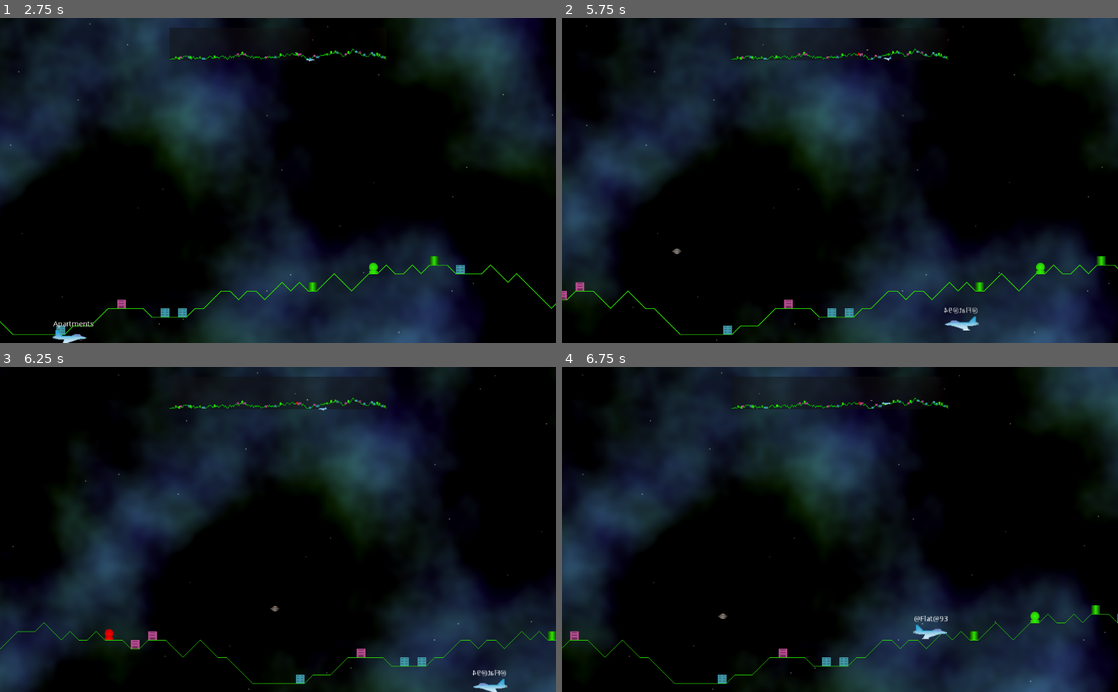
Above: before the commit, frames 1-4 (two rows, left to right).
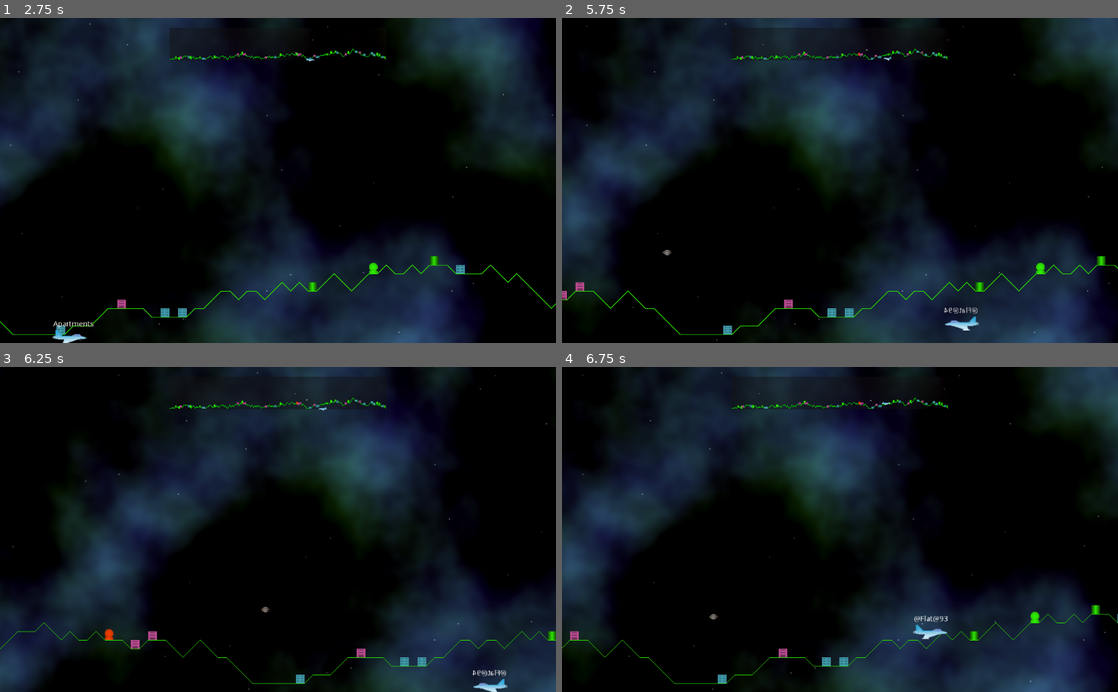
Above: after the commit, the same moments.

Repository: andrew-wilkes/godotia
Game: Godot game, scene res://Main.tscn
Two runs of this game, one before a commit and one after it. Both use one fixed random seed, a clock stepped at 60 frames per second and the inputs below.
Inputs:
- Up to frame 1 (2.75 s): tap Enter at 0.5 s; hold Right (ui_right) 0.53-1.28 s; hold Down (ui_down) 1.28-2.03 s; hold Right (ui_right) from 2.03 s (still down)
- Up to frame 2 (5.75 s): release Right (ui_right) at 2.78 s; hold Up (ui_up) 2.78-3.53 s; hold Left (ui_left) 3.53-5.03 s; hold Down (ui_down) from 5.03 s (still down)
- Up to frame 3 (6.25 s): release Down (ui_down) at 5.78 s; hold Right (ui_right) from 5.78 s (still down)
- Up to frame 4 (6.75 s): release Right (ui_right) at 6.53 s; hold Up (ui_up) from 6.53 s (still down)

Frame 1 is identical in both runs. In frame 2, less than 0.1% of the frame differs, in the area x 18-56%, y 9-74%; in frame 3, less than 0.1%, in the area x 18-56%, y 9-84%; in frame 4, less than 0.1%.

Commit message:
Extend structure class to energy_source and building. Add charge/discharge feature

Diff:
--- a/Enemy.gd
+++ b/Enemy.gd
@@ -14,8 +14,7 @@
 		MOVING_TO_TARGET:
 			move(delta)
 		DRAINING_ENERGY:
-			structure.energy -= RATE_OF_DRAINING_ENERGY * delta
-			if structure.energy <= 0:
+			if structure.get_energy(RATE_OF_DRAINING_ENERGY * delta):
 				state = MOVING_TO_PLAYER
 		MOVING_TO_PLAYER:
 			target = globals.player.global_position - get_parent().global_position
@@ -42,13 +41,13 @@
 func _on_Enemy_body_entered(body):
 	if body.get_parent() is Structure and state == MOVING_TO_TARGET:
 		structure = body.get_parent()
-		match structure.struct_type:
-			Structure.StructType.Building:
+		match structure.TYPE:
+			"Building":
 				state = LIFTING
 				# Reparent the structure from terrain to enemy
 				call_deferred("reparent_structure")
 				target = Vector2(position.x, -8000)
-			Structure.StructType.Resource:
+			"EnergySource":
 				state = DRAINING_ENERGY
 
 
--- a/Structure.gd
+++ b/Structure.gd
@@ -4,24 +4,18 @@
 
 const ACCEL = 9.8
 
-enum StructType { Building, Resource }
 enum states { STATIC, FALLING, WITH_ENEMY, WITH_PLAYER }
 
 export var title: String
 export var description: String
-export(StructType) var struct_type = StructType.Building
-export(float, EXP, 0, 10000, 10) var max_energy = 100 setget set_max_energy
-export(float, EXP, 0, 10000, 10) var population = 0
 
 var body
 var shape
 var velocity = Vector2(0, 0)
 var state = states.STATIC
-var energy  setget set_energy
 
 func _ready():
 	body = get_child(0)
-	set_energy(max_energy)
 
 
 func _physics_process(delta):
@@ -31,15 +25,3 @@
 		if collision:
 			velocity.y = 0
 			state = states.STATIC
-
-
-func set_energy(value):
-	energy = clamp(value, 0, INF)
-	if struct_type == StructType.Resource:
-		# Change the h value from 0.3 (Green) down to 0 (Red)
-		modulate = Color().from_hsv(energy / max_energy * 0.3, 1, 1)
-
-
-func set_max_energy(value):
-	energy = value
-	max_energy = value
--- a/autoload/Structures.tscn
+++ b/autoload/Structures.tscn
@@ -1,11 +1,12 @@
-[gd_scene load_steps=9 format=2]
+[gd_scene load_steps=10 format=2]
 
 [ext_resource path="res://autoload/Structures.gd" type="Script" id=1]
-[ext_resource path="res://Structure.gd" type="Script" id=2]
+[ext_resource path="res://energy_source.gd" type="Script" id=2]
 [ext_resource path="res://textures/structures/aparto.png" type="Texture" id=3]
 [ext_resource path="res://textures/structures/cylinder.png" type="Texture" id=4]
 [ext_resource path="res://textures/structures/office.png" type="Texture" id=5]
 [ext_resource path="res://textures/structures/gas-tank.png" type="Texture" id=6]
+[ext_resource path="res://building.gd" type="Script" id=7]
 
 [sub_resource type="RectangleShape2D" id=1]
 extents = Vector2( 8, 8 )
@@ -21,10 +22,8 @@
 position = Vector2( 7.92224, 9.8446 )
 texture = ExtResource( 3 )
 centered = false
-script = ExtResource( 2 )
-title = "Apartment Block"
-max_energy = 0.0
-population = 160.0
+script = ExtResource( 7 )
+population = 450.0
 
 [node name="Apartments" type="KinematicBody2D" parent="Apartments"]
 position = Vector2( 8, 8 )
@@ -40,9 +39,7 @@
 texture = ExtResource( 4 )
 centered = false
 script = ExtResource( 2 )
-title = "Cylinder"
-struct_type = 1
-max_energy = 350.0
+max_energy = 150.0
 
 [node name="Cylinder" type="KinematicBody2D" parent="Cylinder"]
 position = Vector2( 8, 8 )
@@ -59,9 +56,7 @@
 centered = false
 offset = Vector2( 0, -4 )
 script = ExtResource( 2 )
-title = "Gas Tank"
-struct_type = 1
-max_energy = 120.0
+max_energy = 210.0
 
 [node name="Gas" type="KinematicBody2D" parent="Gas"]
 position = Vector2( 8, 8 )
@@ -78,10 +73,8 @@
 position = Vector2( 97.268, 9.8446 )
 texture = ExtResource( 5 )
 centered = false
-script = ExtResource( 2 )
-title = "Office Block"
-max_energy = 0.0
-population = 350.0
+script = ExtResource( 7 )
+population = 270.0
 
 [node name="Office" type="KinematicBody2D" parent="Office"]
 position = Vector2( 8, 8 )
--- /dev/null
+++ b/building.gd
@@ -0,0 +1,5 @@
+extends Structure
+
+const TYPE = "Building"
+
+export(float, EXP, 0, 10000, 10) var population = 100
--- /dev/null
+++ b/energy_source.gd
@@ -0,0 +1,38 @@
+extends Structure
+
+const TYPE = "EnergySource"
+
+const CHARGING_RATE = 10
+
+export(float, EXP, 0, 10000, 10) var max_energy = 100 setget set_max_energy
+
+var energy  setget set_energy
+var charging = true
+
+func _ready():
+	body = get_child(0)
+	set_energy(max_energy)
+
+
+func _process(delta):
+	if charging and energy < max_energy:
+		set_energy(energy + CHARGING_RATE * delta)
+
+
+func set_energy(value):
+	energy = clamp(value, 0, max_energy)
+	# Change the h value from 0.3 (Green) down to 0 (Red)
+	modulate = Color().from_hsv(energy / max_energy * 0.3, 1, 1)
+
+
+func set_max_energy(value):
+	energy = value
+	max_energy = value
+
+
+func get_energy(amount):
+	charging = false
+	set_energy(energy - amount)
+	if energy <= 0:
+		charging = true
+	return charging
